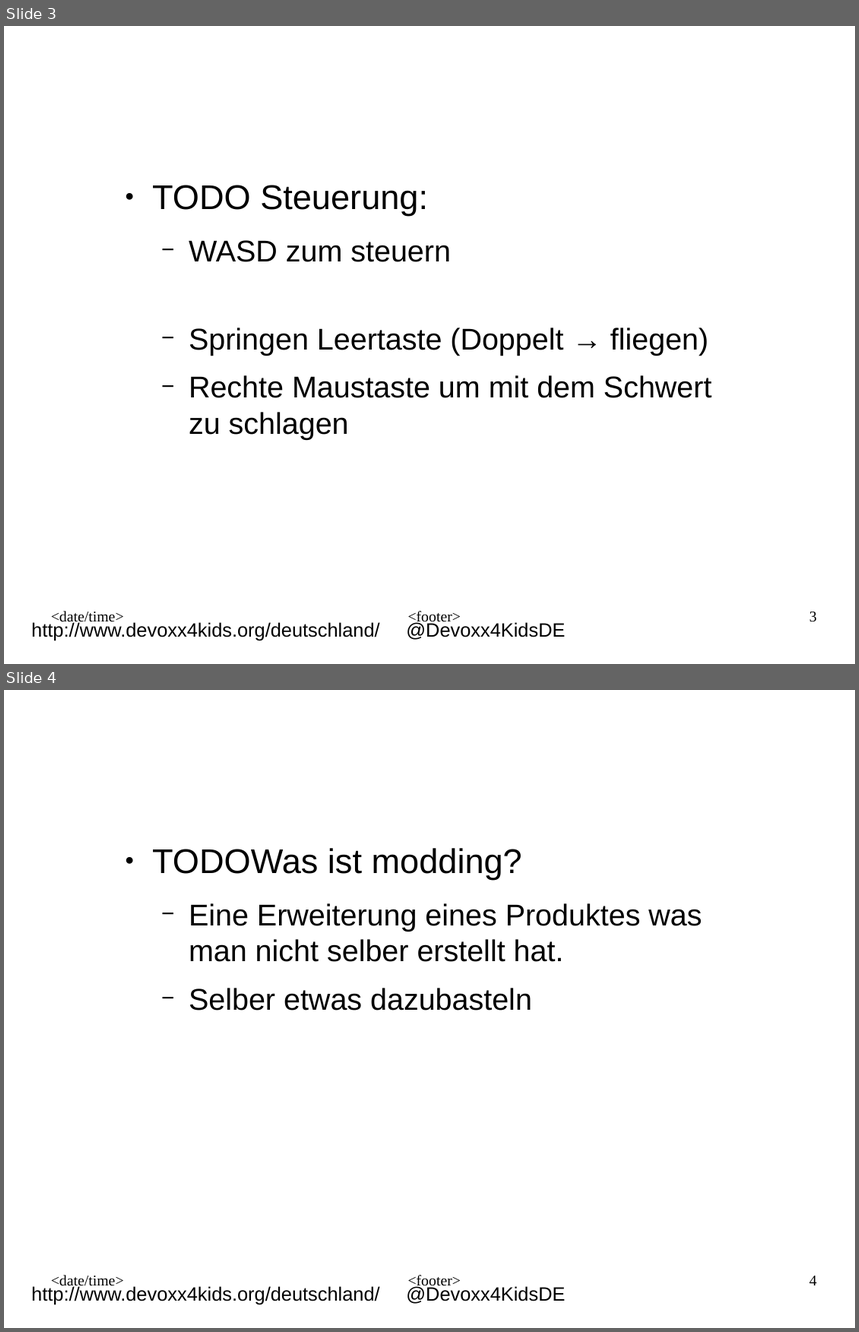
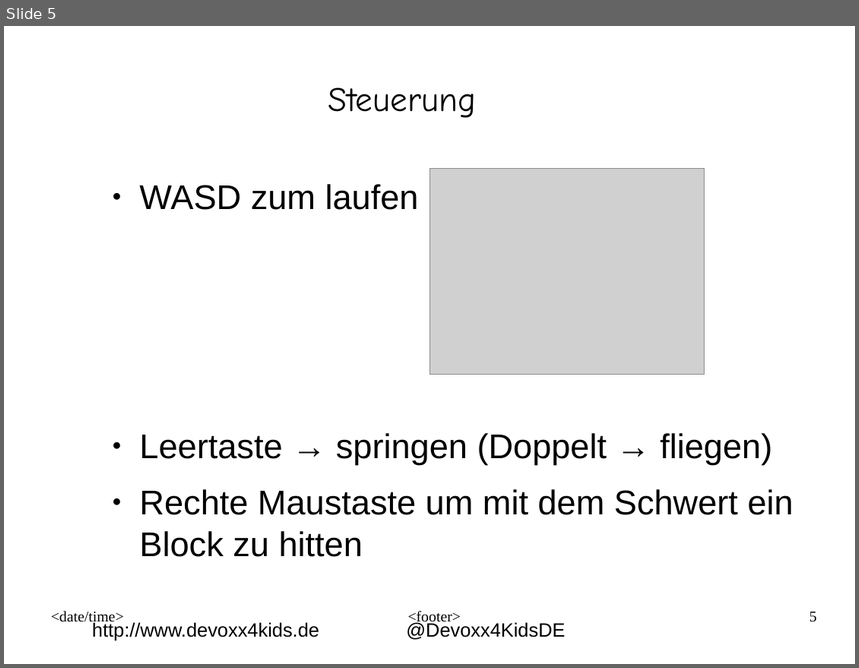
Before and after one commit to Devoxx4KidsDE/workshop-minecraft-modding-raspberry-pi, a slide deck: presentation/minecraft@pi_de.odp. Shown one above the other, each under a label of ours: slides 3 and 4 before the commit, slide 5 after it. The pictures are 859x1332 and 859x668 pixels, drawn with LibreOffice and Linux fonts; fonts in the diff are those of the drawing; grey boxes stand for pictures; background and template pictures are left out. Boxes give left, top, right and bottom in pixels: in the first picture for what was removed or moved away, otherwise in the second. Text is boxed around its words. In the diff, an @@ line names an element or a change of style, - is before the commit and + after.

```diff
--- a/presentation/minecraft@pi_de.odp
+++ b/presentation/minecraft@pi_de.odp
@@ slide 4 removed at [4, 690, 855, 1328], background #FFFFFF; not listed: 5 template elements that a slide beside it also shows @@
@@ text removed at [152, 848, 702, 1011] @@
-● TODOWas ist modding?
-  − Eine Erweiterung eines Produktes was man nicht selber erstellt hat.
-  − Selber etwas dazubasteln
@@ what was slide 3 is now slide 5 @@
@@ slide 5 changed as well @@
@@ text added at [328, 88, 476, 118], 32 pt, text #000000 @@
+Steuerung
@@ text at [139, 184, 794, 557]: text changed; size 28 to 32 pt @@
-● TODO Steuerung:
-  − WASD zum steuern
-  − Springen Leertaste (Doppelt → fliegen)
-  − Rechte Maustaste um mit dem Schwert zu schlagen
+● WASD zum laufen
+● Leertaste → springen (Doppelt → fliegen)
+● Rechte Maustaste um mit dem Schwert ein Block zu hitten
@@ picture added at [430, 169, 704, 375] @@
@@ page number at [810, 612, 817, 623]: text changed @@
-3
+5
@@ text at [92, 622, 319, 642]: text changed @@
-http://www.devoxx4kids.org/deutschland/
+http://www.devoxx4kids.de
```
Also in this commit, not shown: 5 other slides changed, 3 slides added, 2 other slides removed, 10 other files.
